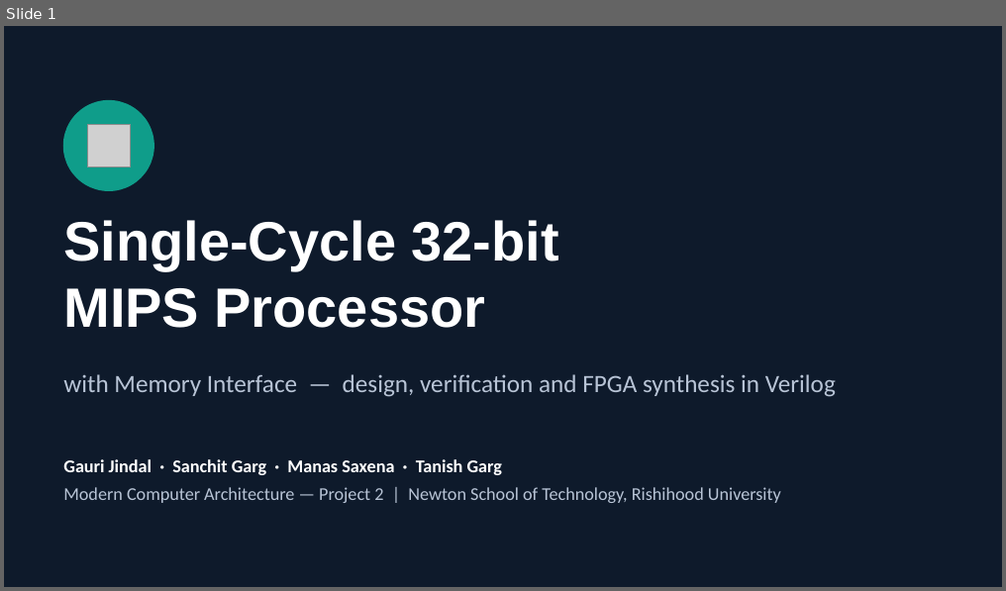
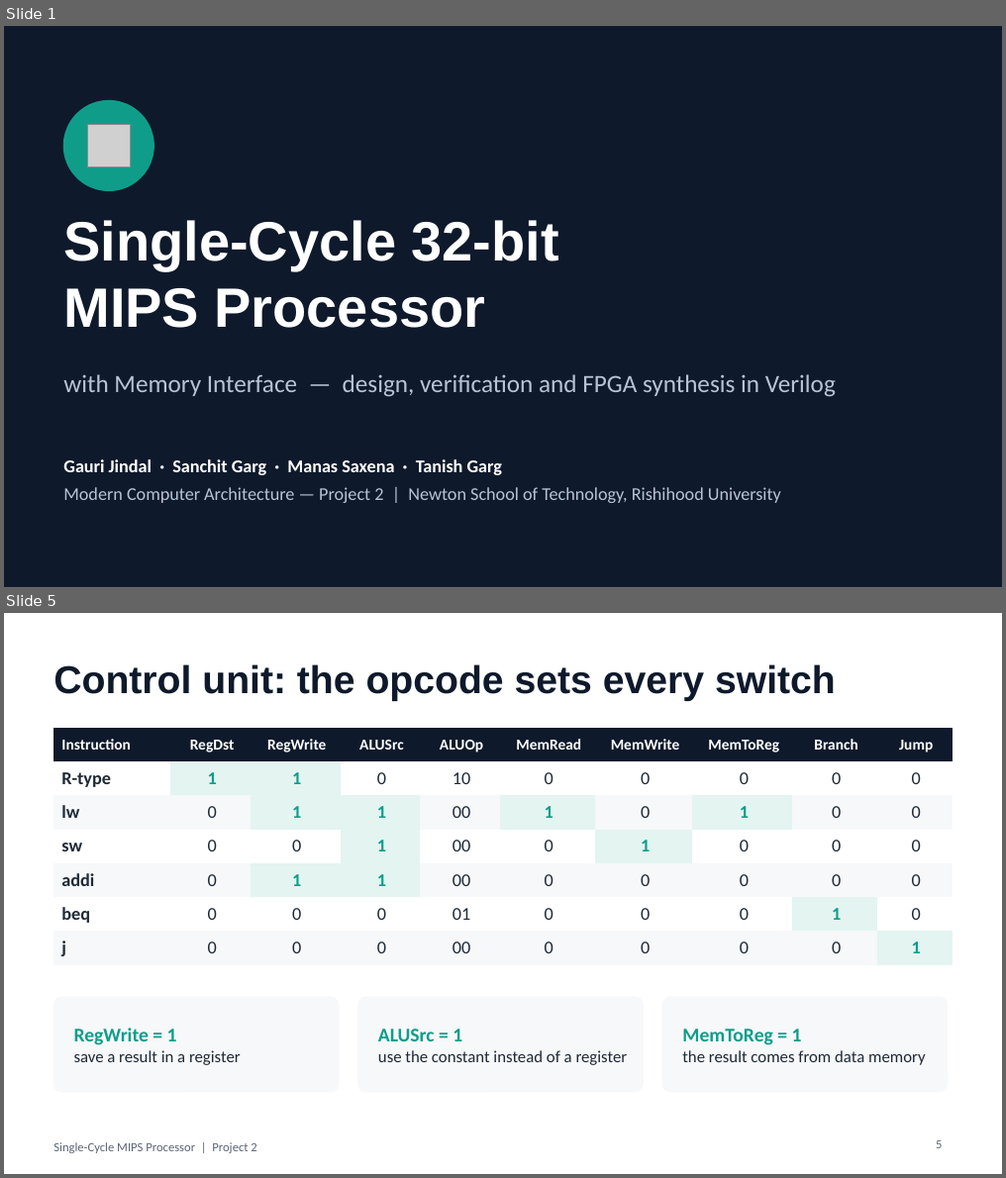
Before and after one commit to Jgauri24/mca_project, a slide deck: presentation/MIPS_Single_Cycle_Presentation.pptx. Shown one above the other, each under a label of ours: slide 1 before the commit, slides 1 and 5 after it; the slides between them are not shown. The pictures are 1006x591 and 1006x1178 pixels, drawn with LibreOffice and Linux fonts; fonts in the diff are those of the drawing; grey boxes stand for pictures. Boxes give left, top, right and bottom in pixels: in the first picture for what was removed or moved away, otherwise in the second. Text is boxed around its words. In the diff, an @@ line names an element or a change of style, - is before the commit and + after.

Commit message:
docs(presentation): expand deck to 14 slides
Adds control-signal table, bit layouts, testing-flow slide, second
waveform, problems/limits slide, repository link and updated roles.

```diff
--- a/presentation/MIPS_Single_Cycle_Presentation.pptx
+++ b/presentation/MIPS_Single_Cycle_Presentation.pptx
@@ slide 5 added at (4, 613, 1002, 1174), background #FFFFFF @@
@@ title added at (54, 664, 836, 701), 28 pt, text #0E1A2B, bold @@
+Control unit: the opcode sets every switch
@@ table added at (54, 728, 952, 960), 7 rows, 10 columns @@
+Instruction | RegDst | RegWrite | ALUSrc | ALUOp | MemRead | MemWrite | MemToReg | Branch | Jump
+R-type | 1 | 1 | 0 | 10 | 0 | 0 | 0 | 0 | 0
+lw | 0 | 1 | 1 | 00 | 1 | 0 | 1 | 0 | 0
+sw | 0 | 0 | 1 | 00 | 0 | 1 | 0 | 0 | 0
+addi | 0 | 1 | 1 | 00 | 0 | 0 | 0 | 0 | 0
+beq | 0 | 0 | 0 | 01 | 0 | 0 | 0 | 1 | 0
+j | 0 | 0 | 0 | 00 | 0 | 0 | 0 | 0 | 1
@@ rounded rectangle added at (54, 997, 339, 1092), fill #F6F8FA, outline #F6F8FA 1 pt @@
@@ rounded rectangle added at (358, 997, 643, 1092), fill #F6F8FA, outline #F6F8FA 1 pt @@
@@ rounded rectangle added at (662, 997, 947, 1092), fill #F6F8FA, outline #F6F8FA 1 pt @@
@@ text added at (74, 1028, 241, 1065), 12 pt, text #1F2A37 @@
+RegWrite = 1
+save a result in a register
@@ text added at (378, 1029, 628, 1065), 12 pt, text #1F2A37 @@
+ALUSrc = 1
+use the constant instead of a register
@@ text added at (682, 1029, 925, 1065), 12 pt, text #1F2A37 @@
+MemToReg = 1
+the result comes from data memory
@@ text added at (54, 1143, 256, 1154), 9 pt, text #5B6675 @@
+Single-Cycle MIPS Processor | Project 2
@@ page number added at (936, 1141, 942, 1149), 9 pt, text #5B6675 @@
+5
```
Also in this commit, not shown: 9 slides changed, 3 other slides added.
